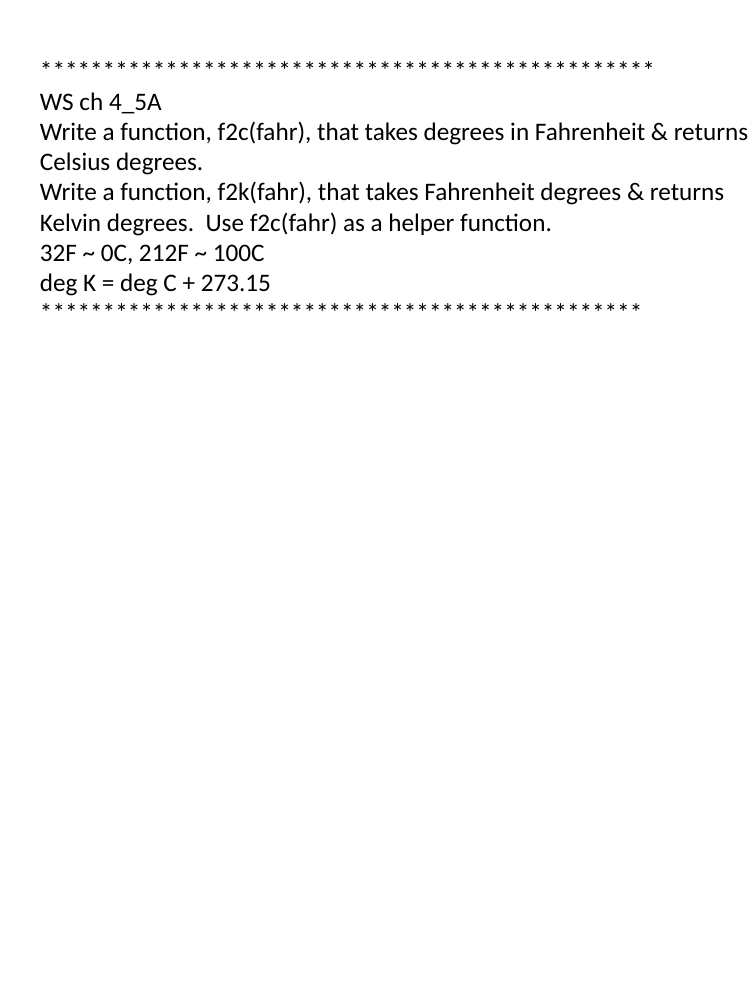
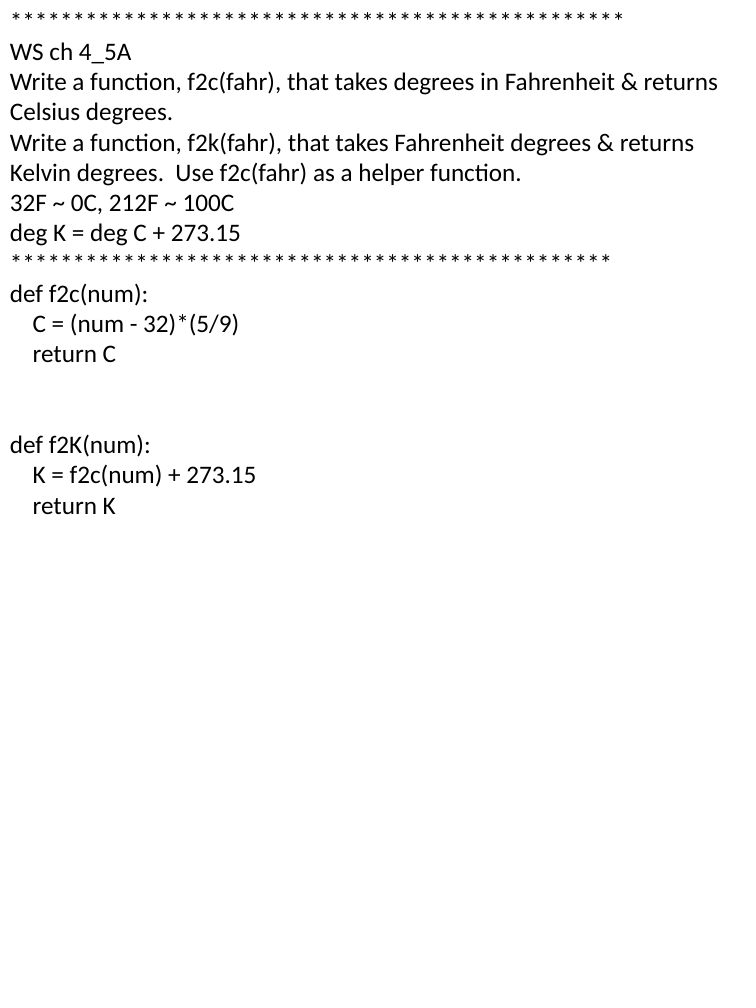
Before and after one commit to Lor3nzoMartinez/Python, a slide deck: slide 4 of Homework/ch 4 functions.pptx (slide 16 before the commit). Drawn at 756x1008 pixels with LibreOffice and Linux fonts; fonts in the diff are those of the drawing. Boxes give left, top, right and bottom in pixels: in the first picture for what was removed or moved away, otherwise in the second. Text is boxed around its words. In the diff, an @@ line names an element or a change of style, - is before the commit and + after.

```diff
--- a/Homework/ch 4 functions.pptx
+++ b/Homework/ch 4 functions.pptx
@@ text "*************************************************": place and size @@
-text "*************************************************" at [40, 92, 748, 296]
+text "*************************************************" at [10, 42, 718, 514]
@@ text at [10, 283, 256, 514]: paragraphs added @@
+def f2c(num):
+C = (num - 32)*(5/9)
+return C
+def f2K(num):
+K = f2c(num) + 273.15
+return K
```
Also in this commit, not shown: 7 other slides changed, 25 slides removed, 59 other files.
